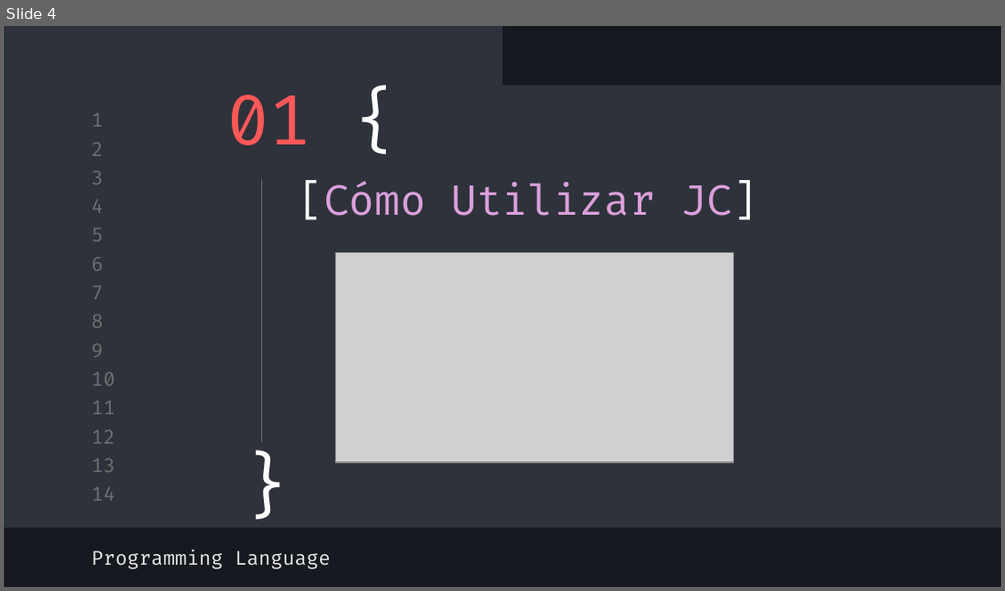
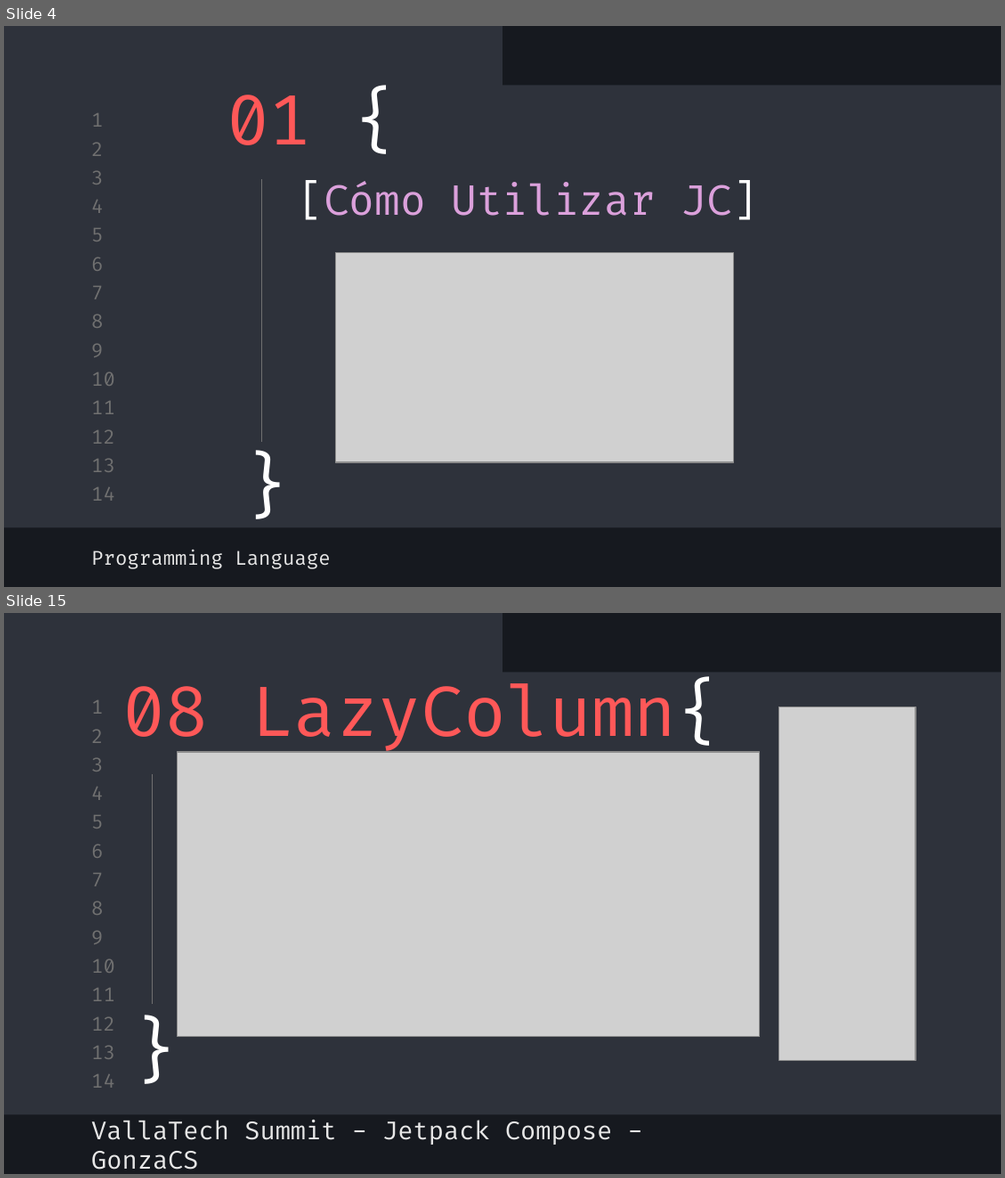
Before and after one commit to GonzaCS/vallaTechSummit-jetpack-compose, a slide deck: DevFest Jetpack Compose.pptx. Shown one above the other, each under a label of ours: slide 4 before the commit, slides 4 and 15 after it; the slides between them are not shown. The pictures are 1005x591 and 1005x1178 pixels, drawn with LibreOffice and Linux fonts; fonts in the diff are those of the drawing; grey boxes stand for pictures. Boxes give left, top, right and bottom in pixels: in the first picture for what was removed or moved away, otherwise in the second. Text is boxed around its words. In the diff, an @@ line names an element or a change of style, - is before the commit and + after.

```diff
--- a/DevFest Jetpack Compose.pptx
+++ b/DevFest Jetpack Compose.pptx
@@ slide 15 added at <box>4,613,1001,1174</box>, background #16191F; not listed: 16 template elements that a slide beside it also shows @@
@@ title added at <box>123,681,720,755</box>, 50 pt, text #FF5858 @@
+08 LazyColumn{
@@ picture added at <box>779,706,916,1060</box> @@
@@ picture added at <box>178,752,760,1037</box> @@
@@ line added from (153, 774) to (153, 1004), #707070 0.75 pt @@
@@ text added at <box>125,1004,179,1089</box>, 50 pt, text #FFFFFF @@
+}
@@ subtitle added at <box>91,1119,613,1169</box>, 18 pt, text #E7E7E7 @@
+VallaTech Summit - Jetpack Compose - GonzaCS
```
Also in this commit, not shown: 12 slides changed, 8 other slides added, 9 slides removed.
